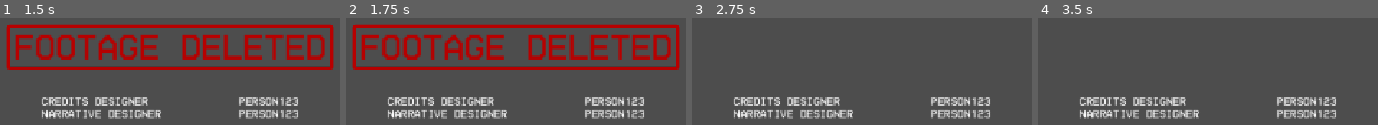
Above: before the commit, frames 1-4 (left to right).
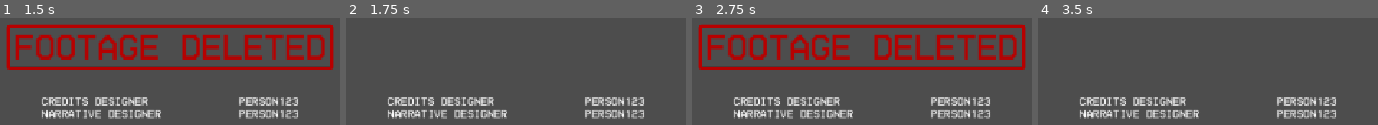
Above: after the commit, the same moments.

Repository: bruttosozial/FoundAndLost
Game: Godot game, scene res://Scenes/credits.tscn
Same seed, same stepped clock (60 frames per second), same inputs: the game is played once before the commit and once after it. This scene is started directly instead of the project's main scene.
Inputs:
- Up to frame 1 (1.5 s): tap Enter at 0.5 s; hold Right (ui_right) 0.53-1.28 s; tap E (interact) at 0.6, 1.35 s; hold Down (ui_down) from 1.28 s (still down)
- Up to frame 2 (1.75 s): keep holding Down (ui_down)
- Up to frame 3 (2.75 s): release Down (ui_down) at 2.03 s; hold Right (ui_right) from 2.03 s (still down); tap E (interact) at 2.1 s
- Up to frame 4 (3.5 s): release Right (ui_right) at 2.78 s; hold Up (ui_up) from 2.78 s (still down); tap E (interact) at 2.85 s

Frame 1 is identical in both runs. In frame 2, 17% of the frame differs, in the area x 1-99%, y 5-49%; in frame 3, 17%; in frame 4, nothing differs.

Commit message:
programming/credits: add more interesting flicker pattern

Diff:
--- a/Scenes/credits.tscn
+++ b/Scenes/credits.tscn
@@ -70,9 +70,3 @@
 text = "PERSON123
 PERSON123"
 horizontal_alignment = 2
-
-[node name="Timer" type="Timer" parent="." unique_id=1821834981]
-wait_time = 0.5
-autostart = true
-
-[connection signal="timeout" from="Timer" to="." method="_on_timer_timeout"]
--- a/Scripts/credits.gd
+++ b/Scripts/credits.gd
@@ -3,17 +3,22 @@
 @onready var footageDeleted = $CenterContainer/VBoxContainer/FootageDeleted
 @onready var timer = $Timer
 
+# quake "FLUORESCENT FLICKER" pattern
+var flicker_pattern = "mmamammmmammamamaaamammma"
+var flicker_index = 0
+var delta_passed = 0.0
 
-func _on_timer_timeout() -> void:
-	if footageDeleted.offset_transform_scale == Vector2(1.0, 1.0):
+func _process(delta: float) -> void:
+	delta_passed += delta
+	if delta_passed >= 0.1:
+		flicker()
+		delta_passed = 0.0
+
+func flicker() -> void:
+	if flicker_index >= len(flicker_pattern):
+		flicker_index = 0
+	if flicker_pattern[flicker_index] == "a":
 		footageDeleted.offset_transform_scale = Vector2.ZERO
-		timer.stop()
-		timer.wait_time = 0.2
-		timer.start()
-	else:
-		timer.stop()
-		timer.wait_time = 0.5
-		timer.start()
+	elif flicker_pattern[flicker_index] == "m":
 		footageDeleted.offset_transform_scale = Vector2(1.0, 1.0)
-
-	pass # Replace with function body.
+	flicker_index += 1
